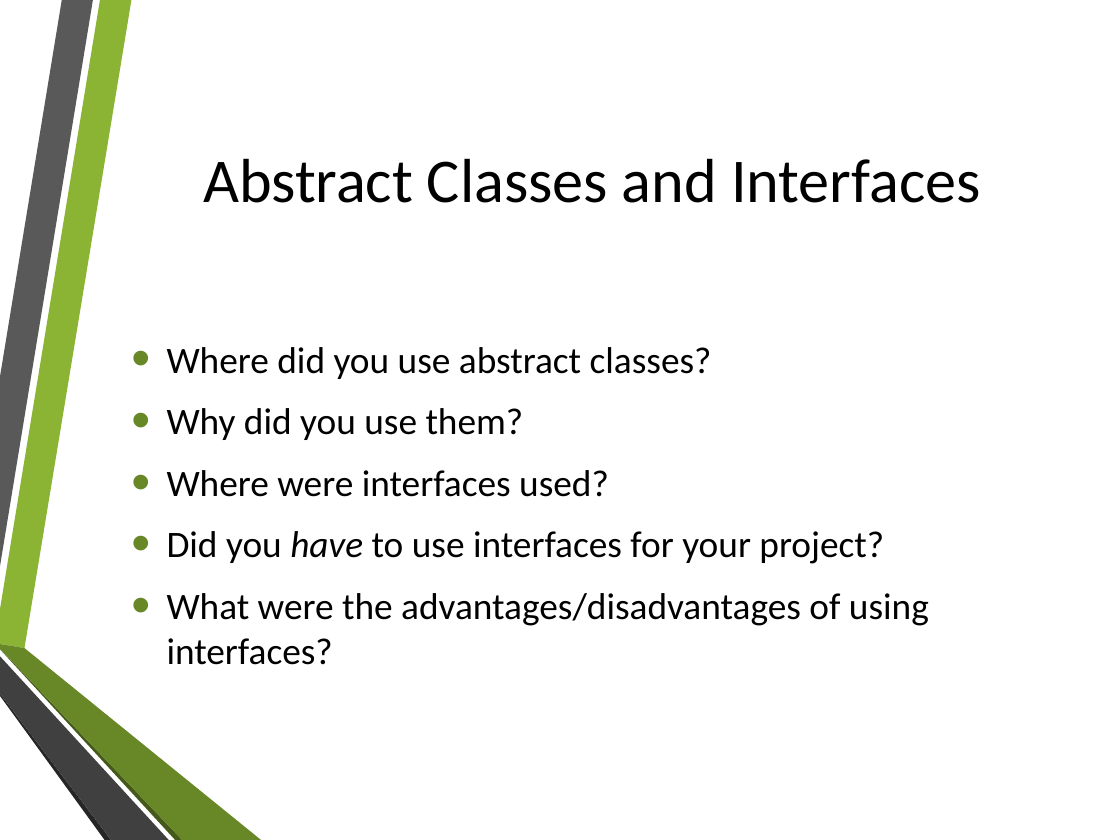
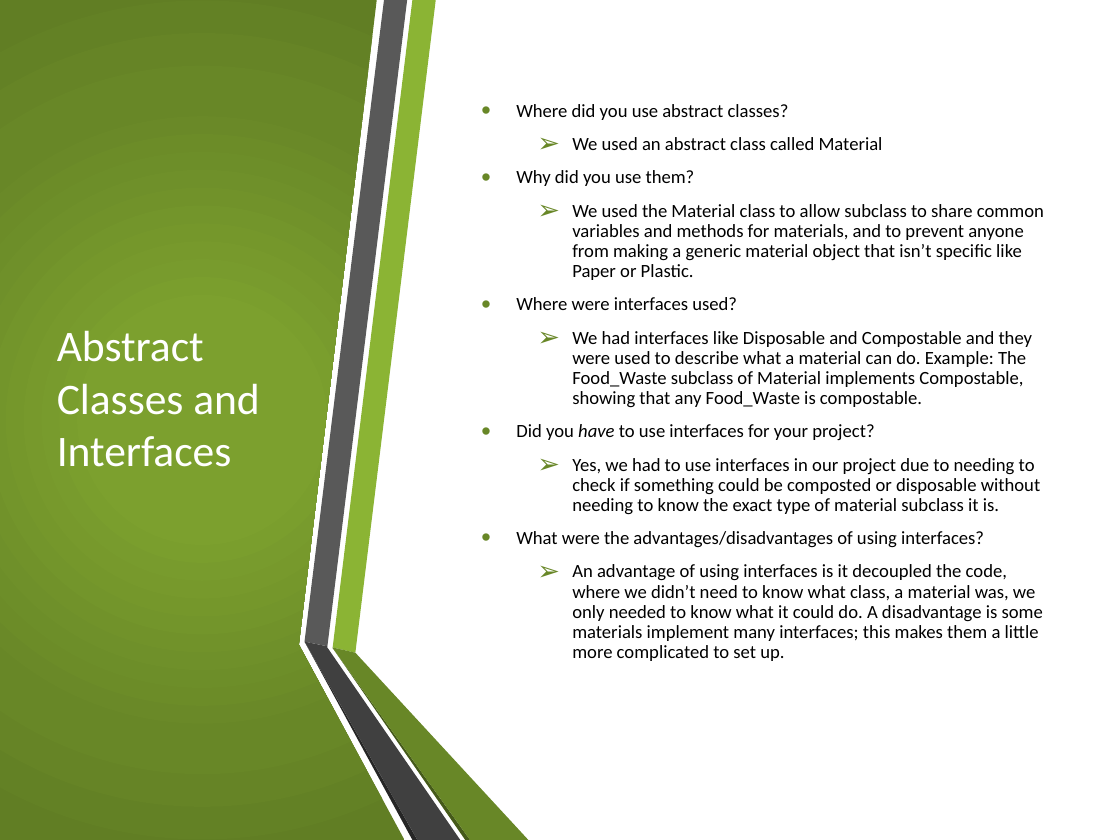
Before and after one commit to clampett/recycling-aid, a slide deck: slide 6 of Recycling Aid Presentation.pptx. Drawn at 1120x840 pixels with LibreOffice and Linux fonts; fonts in the diff are those of the drawing; background and template pictures are left out. Boxes give left, top, right and bottom in pixels: in the first picture for what was removed or moved away, otherwise in the second. Text is boxed around its words. In the diff, an @@ line names an element or a change of style, - is before the commit and + after.

```diff
--- a/Recycling Aid Presentation.pptx
+++ b/Recycling Aid Presentation.pptx
@@ rectangle added at (x1=0, y1=0, x2=1120, y2=840), fill #FFFFFF @@
@@ freeform shape added at (x1=0, y1=0, x2=404, y2=840), fill gradient #7CA02E to #688727 to #617E24 @@
@@ title "Abstract Classes and Interfaces" moved from (x1=203, y1=158, x2=980, y2=203) to (x1=57, y1=330, x2=260, y2=467) @@
@@ title "Abstract Classes and Interfaces" at (x1=57, y1=330, x2=260, y2=467): size 40 to 28 pt, text colour #000000 to #FFFFFF; alignment centre to left @@
@@ text "Where did you use abstract ..." moved from (x1=167, y1=347, x2=929, y2=665) to (x1=516, y1=104, x2=1044, y2=661) @@
@@ text at (x1=516, y1=104, x2=984, y2=548): size 24 to 12 pt in "Where did you use abstract classes?", "Why did you use them?", "Where were interfaces used?", "Did you have to use interfaces for ..." and 1 more places; line spacing 1 to 0.9; less space between paragraphs @@
@@ text at (x1=572, y1=137, x2=883, y2=150): paragraph added @@
+  ➢ We used an abstract class called Material
@@ text at (x1=572, y1=204, x2=1044, y2=280): paragraph added @@
+  ➢ We used the Material class to allow subclass to share common variables and methods for materials, and to prevent anyone from making a generic material object that isn’t specific like Paper or Plastic.
@@ text at (x1=572, y1=331, x2=1033, y2=408): paragraph added @@
+  ➢ We had interfaces like Disposable and Compostable and they were used to describe what a material can do. Example: The Food_Waste subclass of Material implements Compostable, showing that any Food_Waste is compostable.
@@ text at (x1=572, y1=458, x2=1040, y2=515): paragraph added @@
+  ➢ Yes, we had to use interfaces in our project due to needing to check if something could be composted or disposable without needing to know the exact type of material subclass it is.
@@ text at (x1=572, y1=564, x2=1043, y2=661): paragraph added @@
+  ➢ An advantage of using interfaces is it decoupled the code, where we didn’t need to know what class, a material was, we only needed to know what it could do. A disadvantage is some materials implement many interfaces; this makes them a little more complicated to set up.
@@ group added at (x1=305, y1=0, x2=529, y2=840): 6 freeform shapes @@
```
Also in this commit, not shown: 9 other slides changed, 1 slide added, 1 slide removed.
